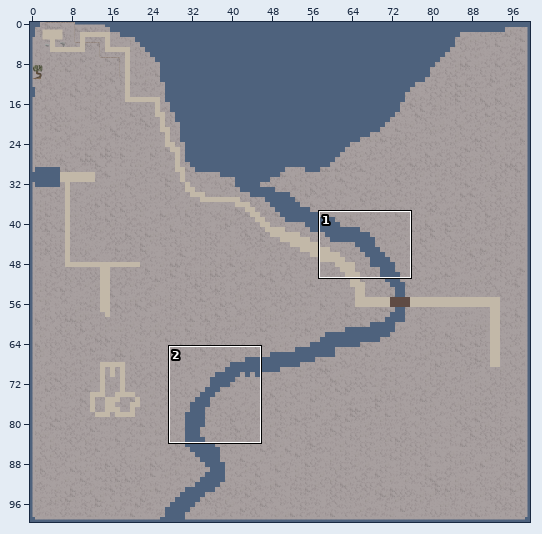
Tiled map, stored at map/main_map.tmx. Above: a wide view before the commit, with the close-up outlined.
Close-up. Before the commit:
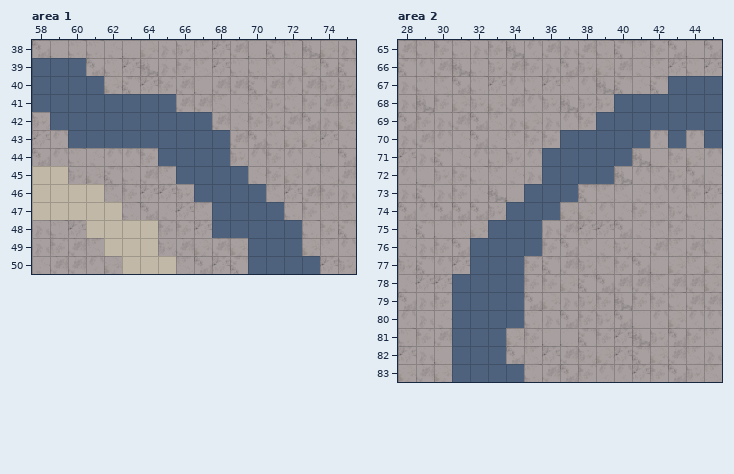
Cells are 32x32 px. Shown: area 1 x 58..75, y 38..50; area 2 x 28..45, y 65..83. The commit also changed other parts of the map, which this record leaves out.
After:
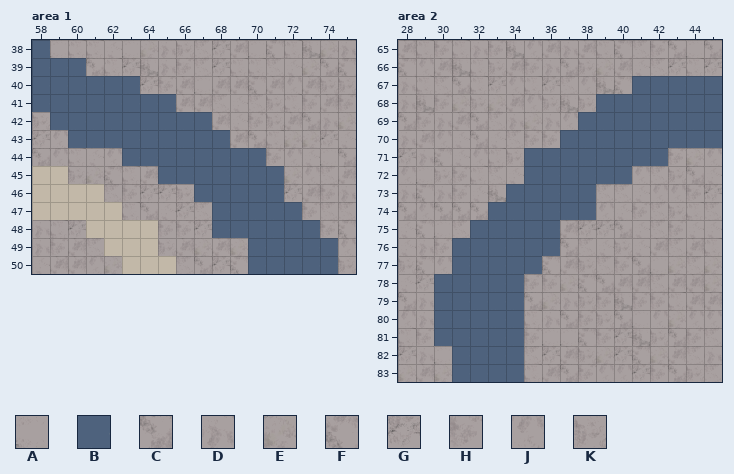
Key: from "Desert_Tiles.1": A 1, B 3, C 8, D 10, E 13, F 16, G 19, H 25, J 26, K 27.
_ is an empty cell.
Tiles of an added or newly shown layer are drawn over the layers below it.
From old to new:
Layer "floor", area 1:
y 38: x 58 C -> _
y 44: x 69 K -> _
Layer "water" (added), area 1:
y 38: x 58 _ -> B
y 40: x 62..63 __ -> BB
y 44: x 63..64 __ -> BB; x 69..70 __ -> BB
y 45: x 65 _ -> B; x 70..71 __ -> BB
y 46: x 71 _ -> B
y 47: x 72 _ -> B
y 48: x 73 _ -> B
y 49: x 73..74 __ -> BB
y 50: x 74 _ -> B
Layer "floor", area 2:
y 67: x 42 F -> _
y 69: x 38 H -> _
y 70: x 42 J -> _; x 44 J -> _
y 72: x 35 D -> _
y 73: x 34 A -> _
y 74: x 33 K -> _
y 75: x 32 E -> _
y 77: x 31 G -> _
y 79: x 30 H -> _
Layer "water" (added), area 2:
y 67: x 41..42 __ -> BB
y 68: x 39 _ -> B
y 69: x 38 _ -> B
y 70: x 42 _ -> B; x 44 _ -> B
y 71: x 35 _ -> B; x 41..42 __ -> BB
y 72: x 35 _ -> B; x 40 _ -> B
y 73: x 34 _ -> B; x 38 _ -> B
y 74: x 33 _ -> B; x 37..38 __ -> BB
y 75: x 32 _ -> B; x 36 _ -> B
y 76: x 31 _ -> B; x 36 _ -> B
y 77: x 31 _ -> B; x 35 _ -> B
y 78..80: x 30 _ -> B
y 81: x 30 _ -> B; x 34 _ -> B
y 82: x 34 _ -> B
